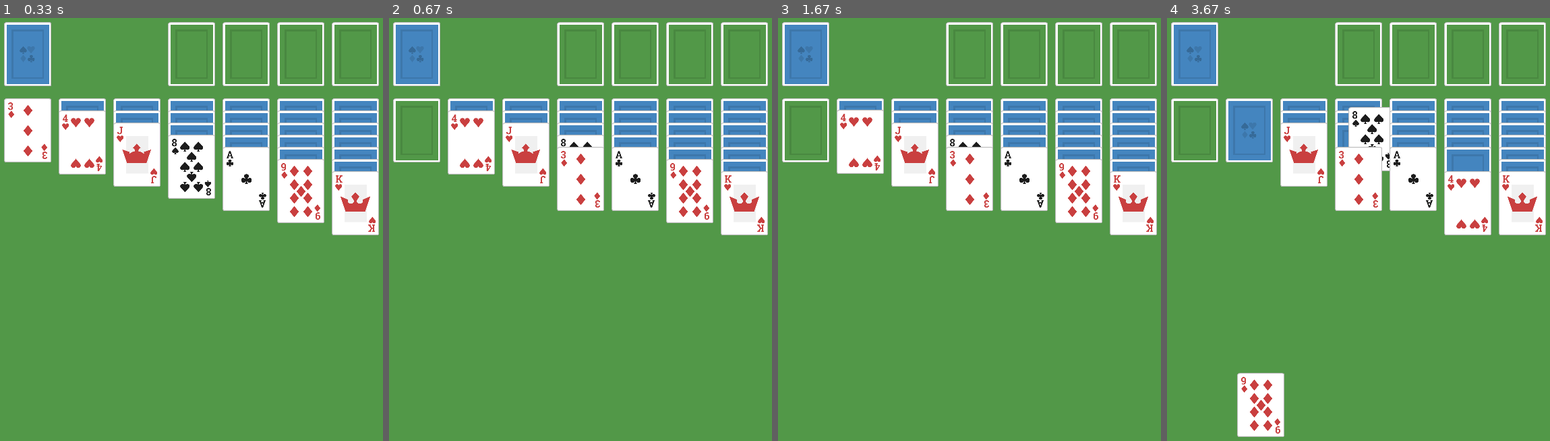
Above: before the commit, frames 1-4 (left to right).
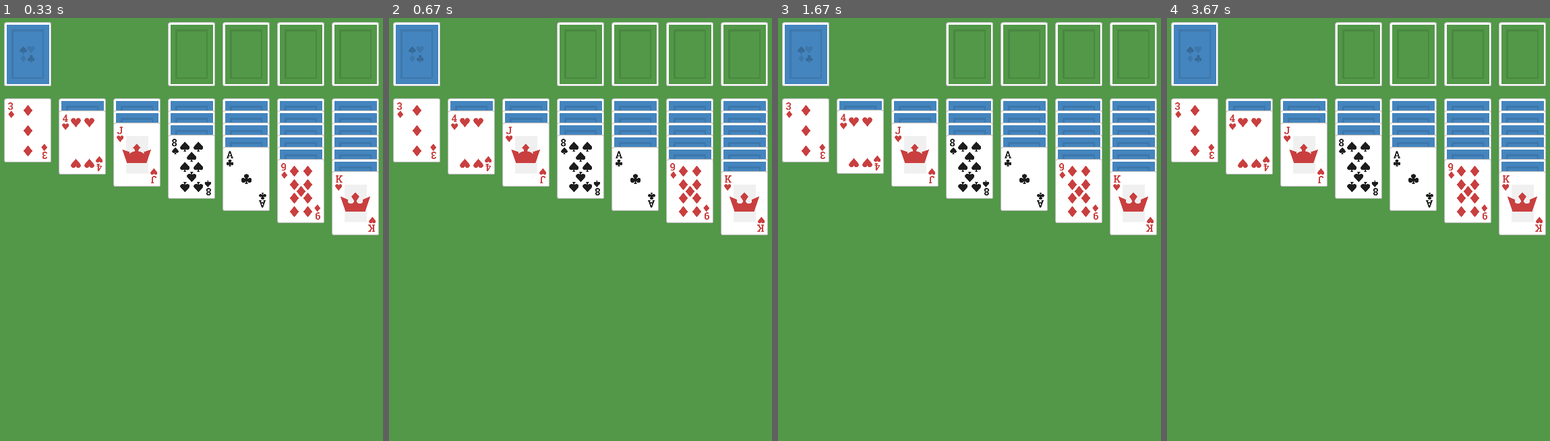
Above: after the commit, the same moments.

Repository: realpatato/pygame-solitaire
Game: pygame game, started from game.py
Two runs of this game, one before a commit and one after it. Both use one fixed random seed, a clock stepped at 60 frames per second and the inputs below.
Inputs (mouse positions are in pixels of both pictures, inside the frame that each line leads up to):
- Up to frame 1 (0.33 s): no input
- Up to frame 2 (0.67 s): press the mouse at (415, 127) at 0.37 s; move the mouse to (488, 136) at 0.47 s; release the mouse at (561, 144) at 0.6 s
- Up to frame 3 (1.67 s): press the mouse at (858, 140) at 0.7 s; move the mouse to (961, 246) at 0.8 s; release the mouse at (1065, 347) at 0.93 s; press the mouse at (858, 140) at 1.6 s
- Up to frame 4 (3.67 s): move the mouse to (1347, 161) at 1.7 s; release the mouse at (1446, 182) at 1.83 s; press the mouse at (1469, 166) at 3.07 s; move the mouse to (1362, 284) at 3.17 s; release the mouse at (1258, 407) at 3.3 s; click (1373, 140) at 3.42 s

Frame 1 is identical in both runs. In frame 2, 2.3% of the frame differs, in the area x 1-57%, y 18-46%; in frame 3, 2.3%; in frame 4, 7.9%, in the area x 1-85%, y 18-100%.

Commit message:
program does not crash when dragging nothing onto kingspot

Diff:
--- a/game.py
+++ b/game.py
@@ -46,15 +46,19 @@
 
         if event.type == pygame.MOUSEBUTTONUP:
             print()
-            for king_spot in king_spots:
-                on_king_spot=mh.check_pos_king_spot(king_spot._cards, mouse_pos)
-                if on_king_spot:
-                    print(cur_selection.get_parent())
-                    old_king_spot=cur_selection.get_parent()
-                    king_spot._cards.append(cur_selection)
-                    old_king_spot._cards.remove(cur_selection)
-                    for spot in king_spots:
-                        spot.pile()
+            if cur_selection != None:
+                for king_spot in king_spots:
+                    on_king_spot=mh.check_pos_king_spot(king_spot._cards, mouse_pos)
+                    if on_king_spot:
+                        print("Hello")
+                        old_king_spot=cur_selection.get_parent()
+                        print(old_king_spot._cards)
+                        print(king_spot._cards)
+                        king_spot._cards.append(cur_selection)
+                        old_king_spot._cards.remove(cur_selection)
+                        for spot in king_spots:
+                            spot.pile()
+                        break
             cur_selection=None
             mouse_down=False
 
--- a/mouse_handler.py
+++ b/mouse_handler.py
@@ -17,4 +17,6 @@
         else:
             return False
     except IndexError:
-        print("Out of Range")
+        pass
+        if cards == []:
+            print("King spot empty")
